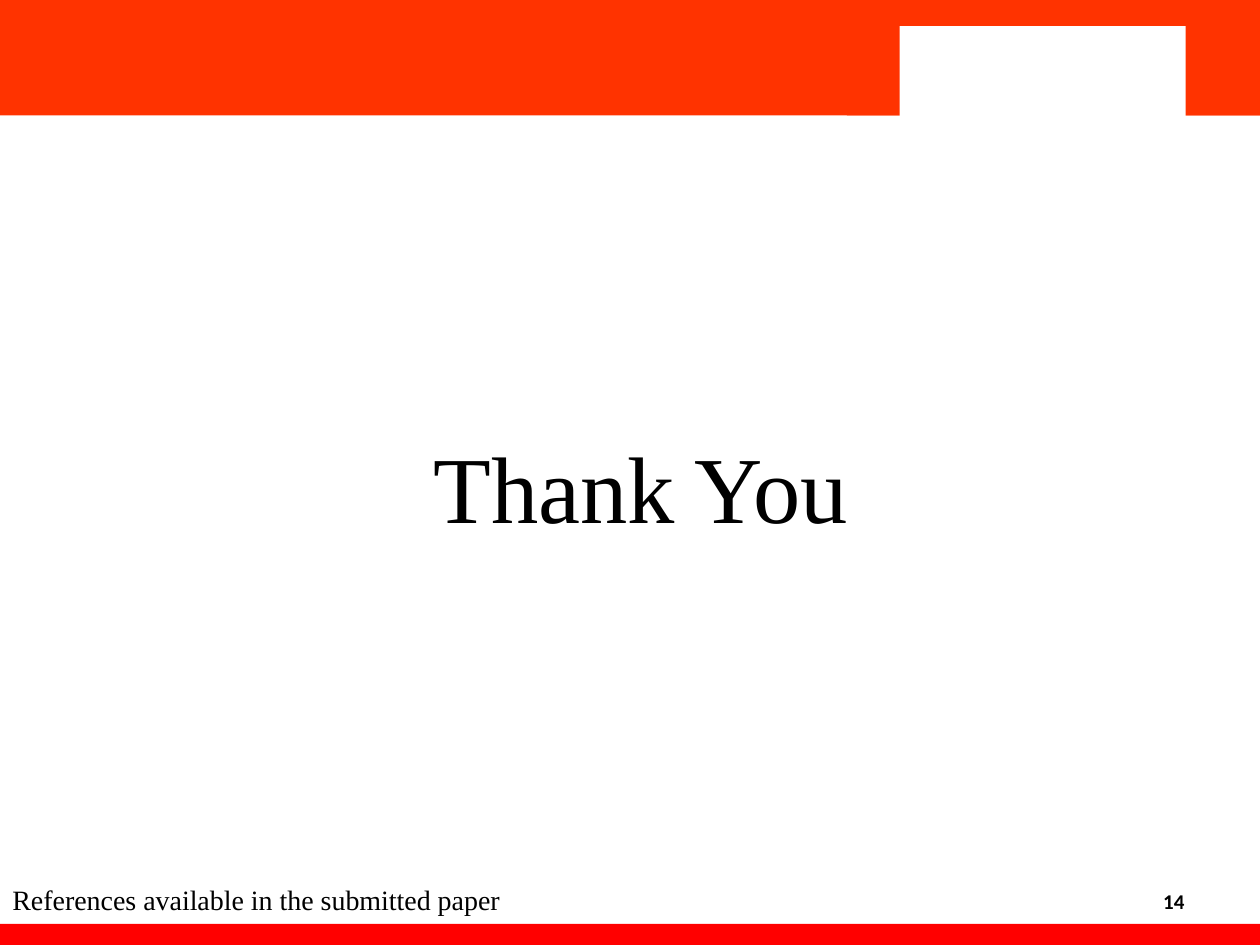
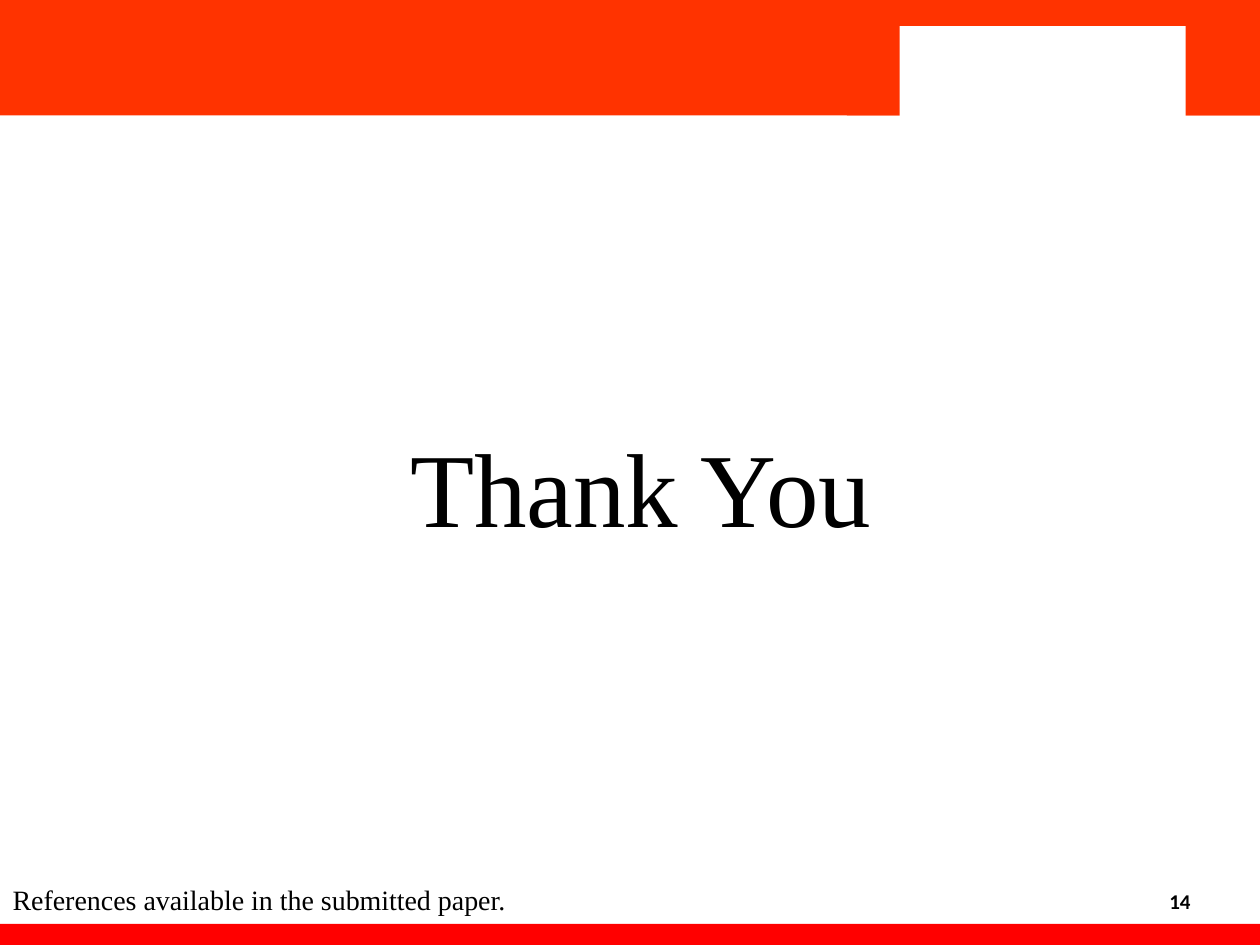
Before and after one commit to sethidevang/COOP, a slide deck: slide 14 of report/2210991489_DevangSethi_PPT.pptx. Drawn at 1260x945 pixels with LibreOffice and Linux fonts; fonts in the diff are those of the drawing; background and template pictures are left out. Boxes give left, top, right and bottom in pixels: in the first picture for what was removed or moved away, otherwise in the second. Text is boxed around its words. In the diff, an @@ line names an element or a change of style, - is before the commit and + after.

```diff
--- a/report/2210991489_DevangSethi_PPT.pptx
+++ b/report/2210991489_DevangSethi_PPT.pptx
@@ text "Thank You" moved from (x1=433, y1=457, x2=848, y2=524) to (x1=410, y1=454, x2=871, y2=528) @@
@@ text "Thank You" at (x1=410, y1=454, x2=871, y2=528): size 54 to 60 pt @@
@@ text at (x1=13, y1=890, x2=505, y2=915): text changed @@
-References available in the submitted paper
+References available in the submitted paper.
@@ page number moved from (x1=1163, y1=895, x2=1184, y2=909) to (x1=1169, y1=895, x2=1190, y2=909) @@
```
Also in this commit, not shown: 13 other slides changed, 3 other files.
